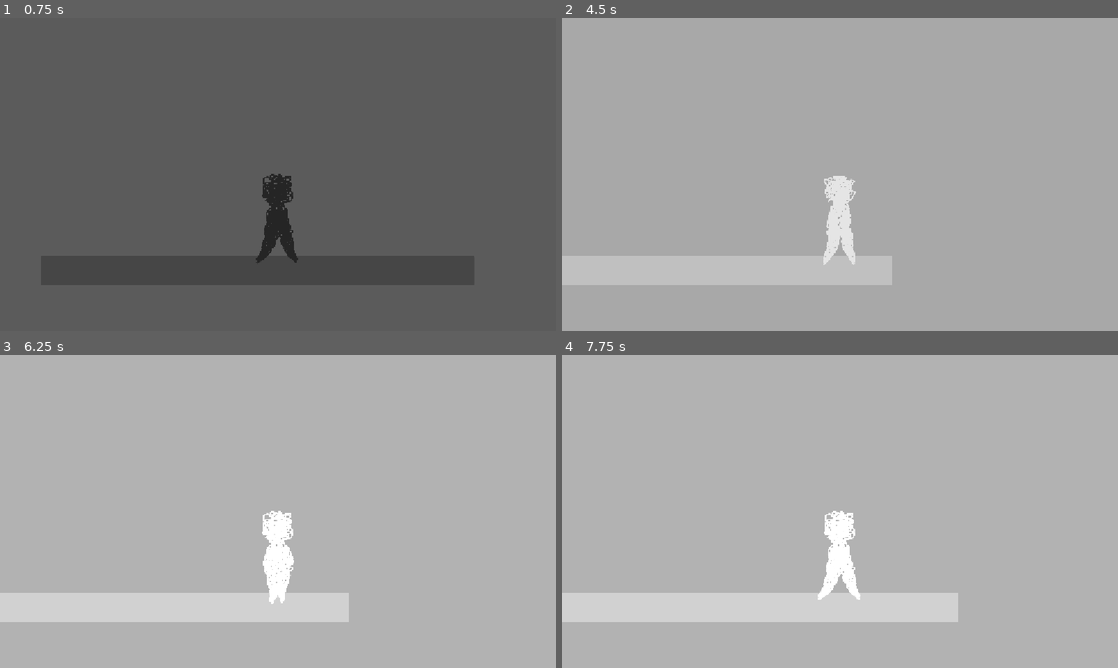
Above: before the commit, frames 1-4 (two rows, left to right).
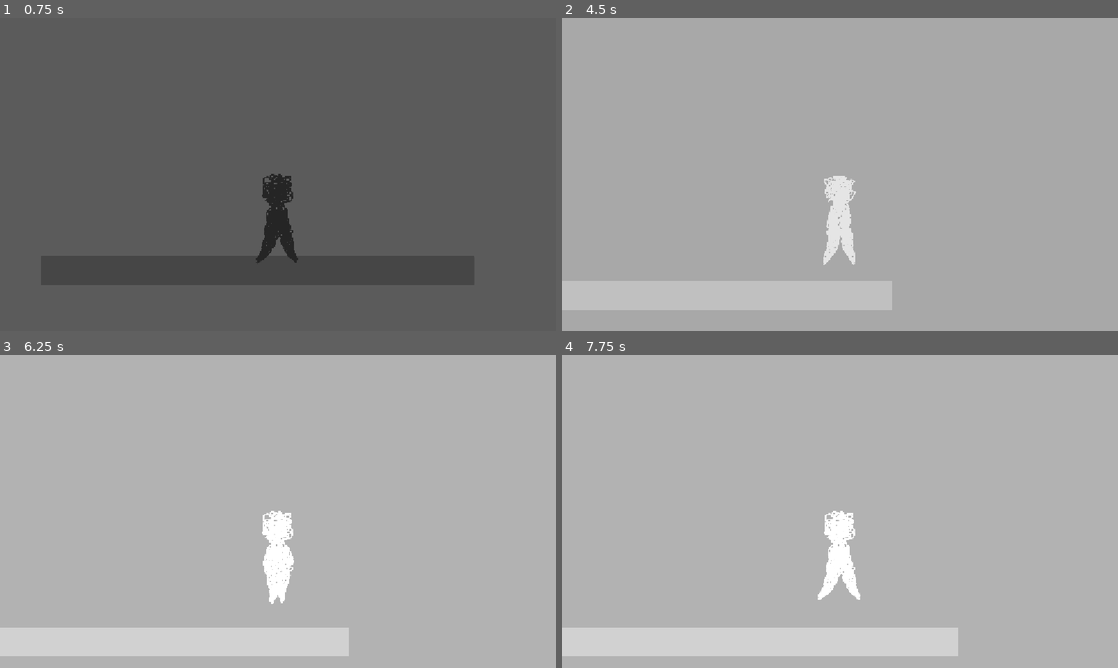
Above: after the commit, the same moments.

Repository: Carlton-IV/Umbra
Game: Godot game, scene res://Testing/test_level.tscn
Two runs of this game, one before a commit and one after it. Both use one fixed random seed, a clock stepped at 60 frames per second and the inputs below.
Inputs:
- Up to frame 1 (0.75 s): hold D (right) from 0.53 s (still down)
- Up to frame 2 (4.5 s): tap Z (jump, bound only after the commit) at 0.77, 1.52, 3.02, 3.77 s; release D (right) at 2.03 s; hold A (left) 2.03-2.78 s; tap Enter at 2.75 s; hold D (right) 2.78-4.28 s; hold A (left) from 4.28 s (still down)
- Up to frame 3 (6.25 s): tap Z (jump, bound only after the commit) at 4.52, 6.02 s; release A (left) at 5.03 s; hold D (right) 5.03-5.78 s; hold A (left) from 5.78 s (still down)
- Up to frame 4 (7.75 s): tap Z (jump, bound only after the commit) at 6.77, 7.52 s; release A (left) at 7.28 s; hold D (right) from 7.28 s (still down)

Frame 1 is identical in both runs. In frame 3, 12% of the frame differs, in the area x 0-63%, y 76-97%; in frame 4, 13%, in the area x 0-72%, y 76-97%.

Commit message:
ui elements

Diff:
--- a/project.godot
+++ b/project.godot
@@ -52,9 +52,8 @@
 }
 jump={
 "deadzone": 0.2,
-"events": [Object(InputEventKey,"resource_local_to_scene":fa …(140 unchanged characters)… d":false,"keycode":0,"physical_keycode":32,"key_label":0,"unicode":32,"location":0,"echo":false,"script":null)
-, Object(InputEventKey,"resource_local_to_scene":false,"reso …(131 unchanged characters)… d":false,"keycode":0,"physical_keycode":87,"key_label":0,"unicode":119,"location":0,"echo":false,"script":null)
-, Object(InputEventKey,"resource_local_to_scene":false,"resource_name":"","device":-1,"window_id":0,"alt_pressed":false,"shift_pressed":false,"ctrl_pressed":false,"meta_pressed":false,"pressed":false,"keycode":0,"physical_keycode":4194320,"key_label":0,"unicode":0,"location":0,"echo":false,"script":null)
+"events": [Object(InputEventKey,"resource_local_to_scene":fa …(140 unchanged characters)… d":false,"keycode":0,"physical_keycode":90,"key_label":0,"unicode":122,"location":0,"echo":false,"script":null)
+, Object(InputEventKey,"resource_local_to_scene":false,"reso …(131 unchanged characters)… d":false,"keycode":0,"physical_keycode":4194309,"key_label":0,"unicode":0,"location":0,"echo":false,"script":null)
 ]
 }
 
Binary file added: UI/interact.png
Not shown, added: UI/interact.png.import
Binary file added: UI/lightbulb.png
Not shown, added: UI/lightbulb.png.import
Binary file added: UI/triangle.png
Not shown, added: UI/triangle.png.import
